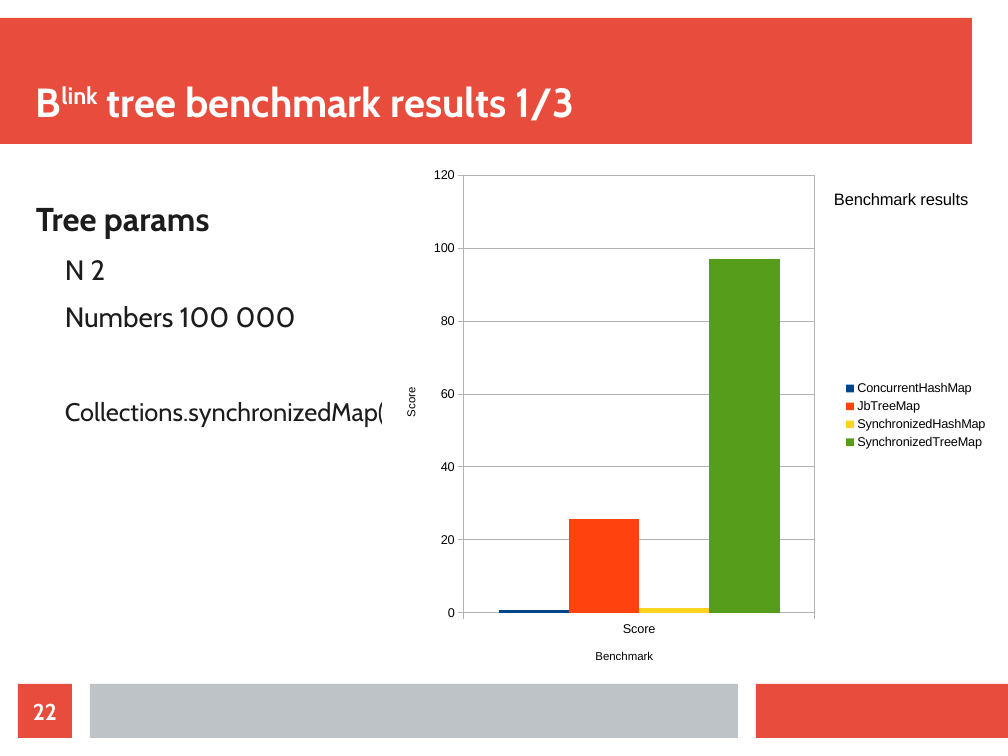
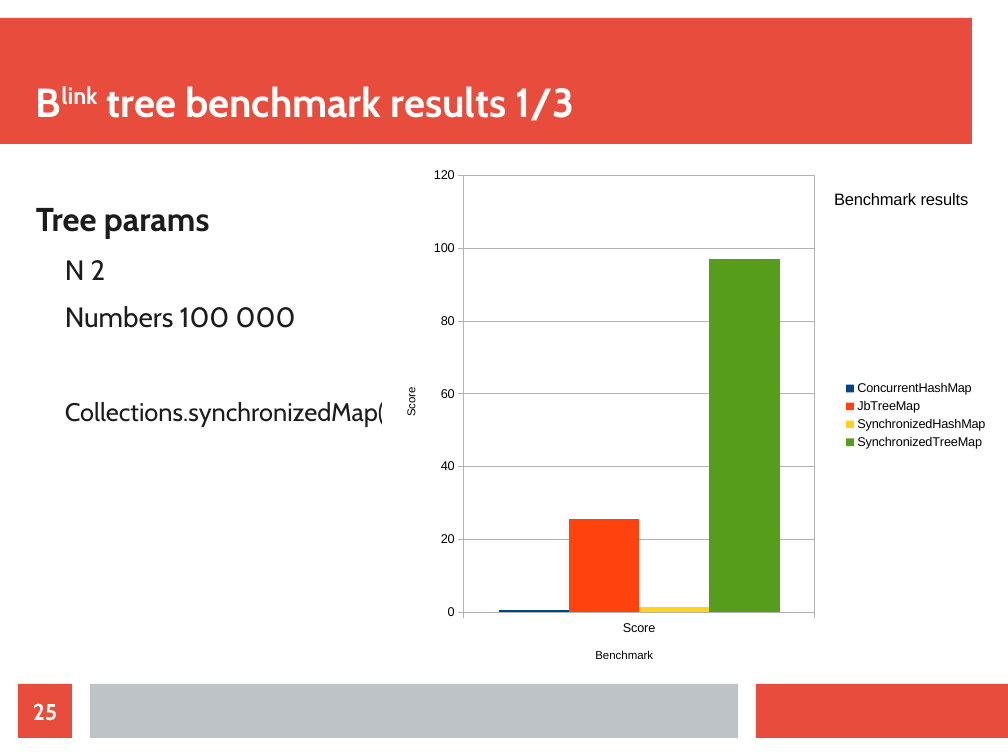
Before and after one commit to jajir/jbtree, a slide deck: slide 25 of jbtree/src/presentation/jbtree-0.1.odp (slide 22 before the commit). Drawn at 1008x756 pixels with LibreOffice and Linux fonts; fonts in the diff are those of the drawing. Boxes give left, top, right and bottom in pixels: in the first picture for what was removed or moved away, otherwise in the second. Text is boxed around its words. In the diff, an @@ line names an element or a change of style, - is before the commit and + after.

Commit message:
benchmarks was improved

```diff
--- a/jbtree/src/presentation/jbtree-0.1.odp
+++ b/jbtree/src/presentation/jbtree-0.1.odp
@@ column chart at (382, 155, 998, 675) @@
@@ plot area changed @@
@@ page number at (33, 703, 57, 721): text changed @@
-22
+25
```
Also in this commit, not shown: 4 other slides changed, 5 slides added, 10 other files.
